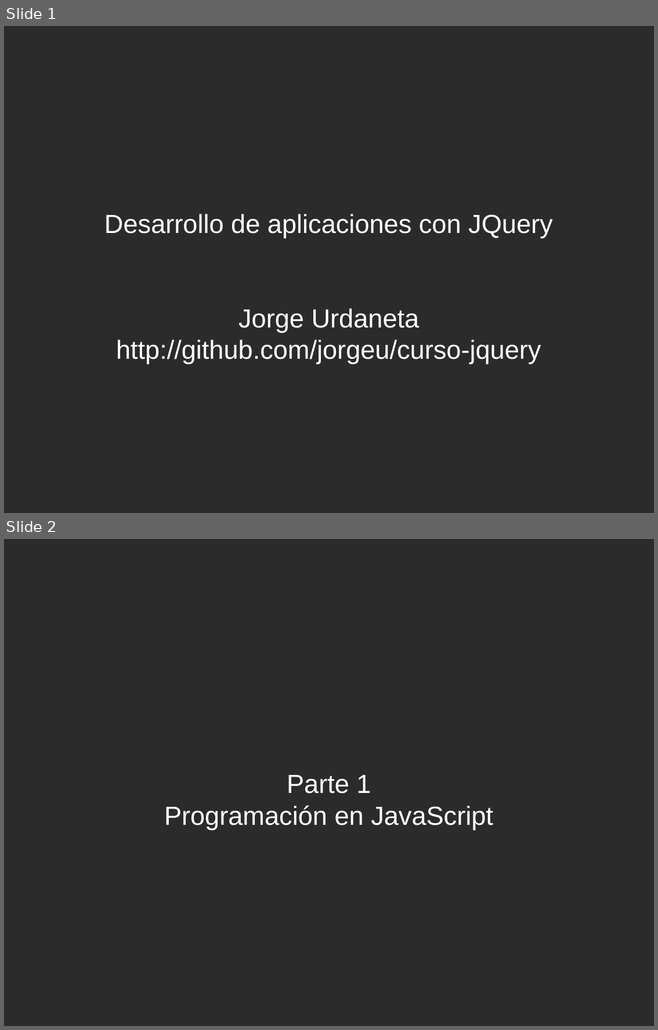
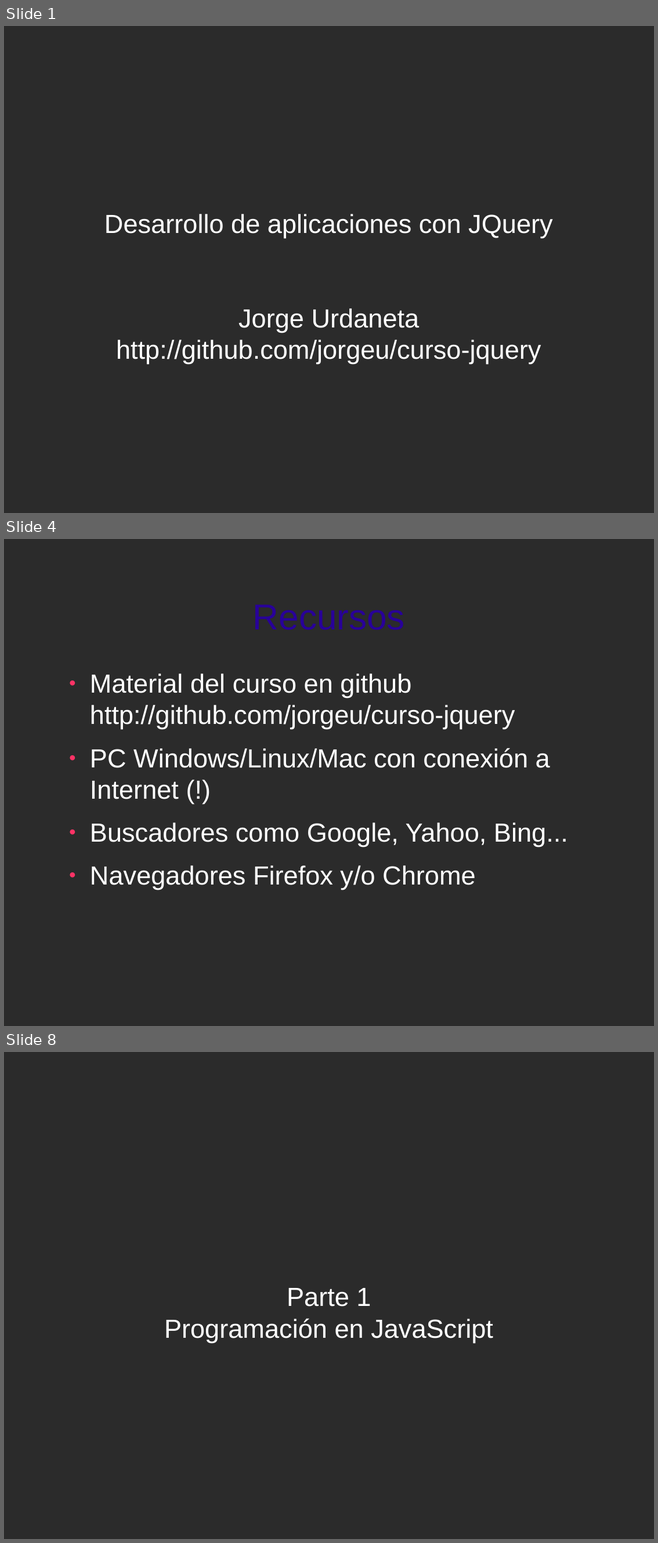
Before and after one commit to jorgeu/curso-jquery, a slide deck: curso-jquery.odp. Shown one above the other, each under a label of ours: slides 1 and 2 before the commit, slides 1, 4 and 8 after it; the slides between them are not shown. The pictures are 658x1030 and 658x1543 pixels, drawn with LibreOffice and Linux fonts; fonts in the diff are those of the drawing; background and template pictures are left out; a plain dark background stands for a picture behind light text. Boxes give left, top, right and bottom in pixels: in the first picture for what was removed or moved away, otherwise in the second. Text is boxed around its words. In the diff, an @@ line names an element or a change of style, - is before the commit and + after.

```diff
--- a/curso-jquery.odp
+++ b/curso-jquery.odp
@@ slide 4 added at (4,539,654,1026), background picture (left out) @@
@@ title added at (253,605,405,630), 44 pt, text #280099 @@
+Recursos
@@ text added at (90,674,568,890), 32 pt, text #FFFFFF @@
+● Material del curso en github http://github.com/jorgeu/curso-jquery
+● PC Windows/Linux/Mac con conexión a Internet (!)
+● Buscadores como Google, Yahoo, Bing...
+● Navegadores Firefox y/o Chrome
@@ what was slide 2 is now slide 8 @@
```
Also in this commit, not shown: 18 other slides added, 3 other files.
